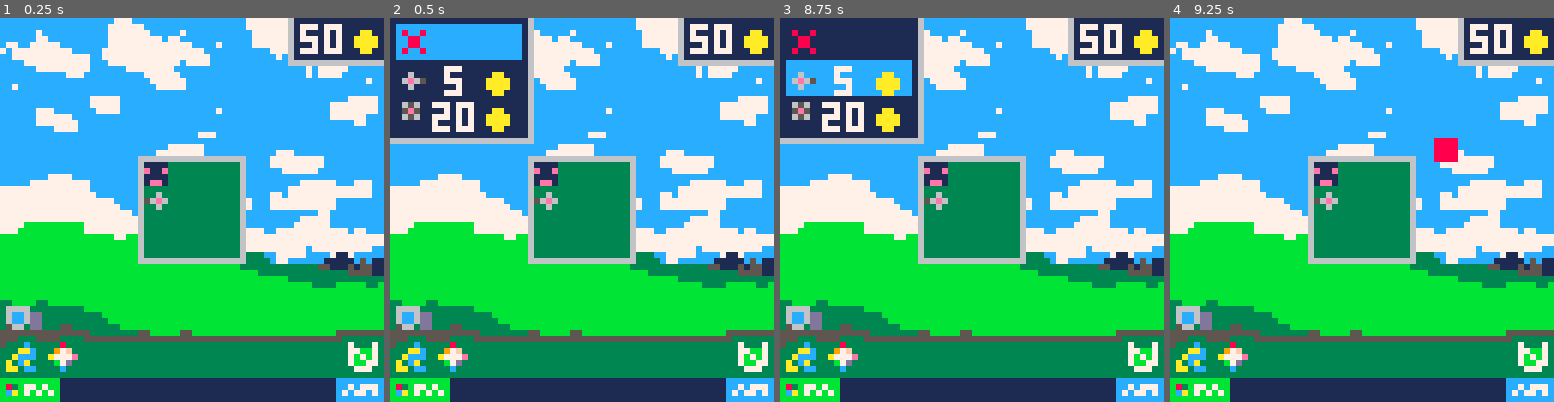
Above: before the commit, frames 1-4 (left to right).
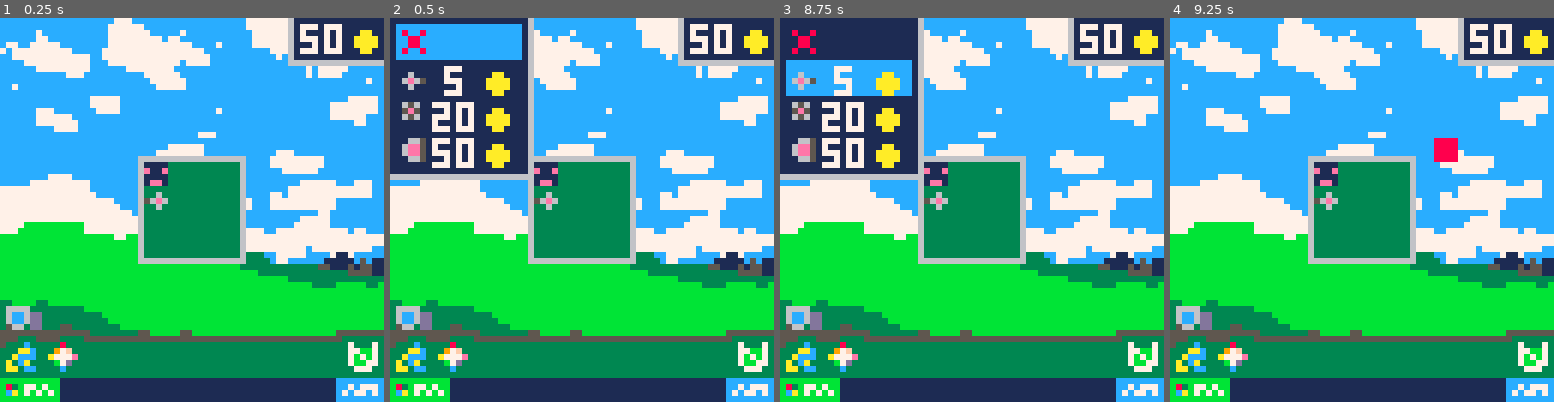
Above: after the commit, the same moments.

Repository: Darenn/Mr-Tobro
Game: PICO-8 cartridge lowrezjam.p8
Same seed, same stepped clock (60 frames per second), same inputs: the game is played once before the commit and once after it.
Inputs:
- Up to frame 1 (0.25 s): no input
- Up to frame 2 (0.5 s): tap X (X key) at 0.33 s
- Up to frame 3 (8.75 s): tap O (Z key) at 0.7, 1.7, 2.1, 2.5, 2.9, 3.3, 3.7, 4.1, 4.5, 4.9, 5.3, 5.7, 6.1, 6.5, 6.9, 7.3, 7.7, 8.1, 8.5 s; tap X (X key) at 1.07, 1.85, 2.97, 4.08, 5.2, 6.32, 7.43, 8.55 s; hold Right 1.6-2.1 s; hold Up 2.15-2.42 s; hold Right 2.47-3.03 s; hold Left 3.08-3.58 s; hold Down 3.63-3.97 s; hold Right 4.02-4.68 s; hold Up 4.73-5.03 s; hold Left 5.08-5.68 s; hold Down 5.73-6.03 s; hold Right 6.08-6.58 s; hold Right 6.63-7.13 s; hold Up 7.18-7.45 s; hold Right 7.5-8.07 s; hold Left 8.12-8.62 s; hold Down from 8.67 s (still down)
- Up to frame 4 (9.25 s): tap O (Z key) at 8.9 s; release Down at 9 s; hold Right from 9.05 s (still down)

Frame 1 is identical in both runs. In frame 2, 3.9% of the frame differs, in the area x 0-38%, y 31-43%; in frame 3, 3.9%; in frame 4, nothing differs.

Commit message:
Added big canon

Diff:
--- a/lowrezjam.p8
+++ b/lowrezjam.p8
@@ -95,7 +95,7 @@
         g_money += 1
         destroyed = true;
       end
-      if (destroyed) then
+      if (not bullet.invicible and destroyed) then
         del(g_bullets, bullet)
       end
     end
@@ -325,7 +325,7 @@
   render_sprite(_bullet.sprite_id, _bullet.pos.x, _bullet.pos.y)
 end
 
-function create_bullet(x, y, w, h, direction, speed, sprite_id)
+function create_bullet(x, y, w, h, direction, speed, sprite_id, lifetime, invicible)
     local _bullet = {}
   _bullet.pos = {}
   _bullet.pos.x = x
@@ -335,6 +335,8 @@
   _bullet.hitbox.y = 0
   _bullet.hitbox.w = w
   _bullet.hitbox.h = h
+  _bullet.lifetime = lifetime
+  _bullet.invicible = invicible
   _bullet.speed = speed -- pixels per second
   _bullet.direction = direction -- vector2
   _bullet.sprite_id = sprite_id
@@ -348,7 +350,15 @@
   local hitbox_w = 1
   local hitbox_h = 1
   local sprite_id = 9
-  create_bullet(x, y, hitbox_w, hitbox_h, direction, speed, sprite_id)
+  create_bullet(x, y, hitbox_w, hitbox_h, direction, speed, sprite_id, 99, false)
+end
+
+function create_big_canon_bullet(x, y, direction)
+  local speed = 15
+  local hitbox_w = 4
+  local hitbox_h = 4
+  local sprite_id = 70
+  create_bullet(x, y, hitbox_w, hitbox_h, direction, speed, sprite_id, 99, true)
 end
 
 --Building
@@ -375,6 +385,7 @@
 building_type = {}
 building_type.canon = 0
 building_type.multiple_canon = 1
+building_type.big_canon = 2
 
 g_building_canon = {}
   g_building_canon.price = 5
@@ -424,9 +435,25 @@
     create_canon_bullet(bullet_pos.x, bullet_pos.y, direction)
   end
 
+g_building_big_canon = {}
+  g_building_big_canon.price = 50
+  g_building_big_canon.horizontal_sprite_id = 4
+  g_building_big_canon.vertical_sprite_id = 5
+  g_building_big_canon.hor_sprite_id_reload = 13
+  g_building_big_canon.ver_sprite_id_reload = 14
+  g_building_big_canon.cooldown = 15 -- time in sec
+  g_building_big_canon.activate = function (_building)
+    if not _building.is_ready then return end
+    on_activate(_building)
+    local bullet_pos = get_pixel_pos(_building.tile_pos.x,_building.tile_pos.y)
+    local direction = orientation_to_direction(_building.orientation)
+    create_big_canon_bullet(bullet_pos.x, bullet_pos.y, direction)
+  end
+
 g_buildings_info = {}
 g_buildings_info[building_type.canon] = g_building_canon
 g_buildings_info[building_type.multiple_canon] = g_building_multiple_canon
+g_buildings_info[building_type.big_canon] = g_building_big_canon
 
 -- all building are based on this,
 -- call this at start of each create building functions
@@ -481,7 +508,7 @@
 function create_menu()
   local menu = {}
     menu.item_selected_index = 0
-    menu.items = {-1, building_type.canon,building_type.multiple_canon}
+    menu.items = {-1, building_type.canon,building_type.multiple_canon, building_type.big_canon}
     menu.highlighted_color = 12
     menu.highlighted_bad_color = 8
     menu.window_color = 1
@@ -959,10 +986,10 @@
 end
 
 __gfx__
-000000001111000000000000050000000665000055550000656000000660000008080000e0000000000000000500000065600000000000000000000000000000
-00000000e11e000006000000060000006ee500006ee600005e5000006ee60000082800000000000006000000060000005c500000000000000000000000000000
-00700700111100006e6500006e6000006ee500006ee60000656000006ee6000022222000000000006c6500006c60000065600000000000000000000000000000
-000770001ee100000600000006000000066500000660000000000000066000000222000000000000060000000600000000000000000000000000000000000000
+000000001111000000000000050000000665000055550000656000000660000008080000e0000000000000000500000065600000066500005555000000000000
+00000000e11e000006000000060000006ee500006ee600005e5000006ee60000082800000000000006000000060000005c5000006cc500006cc6000000000000
+00700700111100006e6500006e6000006ee500006ee60000656000006ee6000022222000000000006c6500006c600000656000006cc500006cc6000000000000
+000770001ee100000600000006000000066500000660000000000000066000000222000000000000060000000600000000000000066500000660000000000000
 00077000000000000000000000000000000000000000000000000000000000000000000000000000000000000000000000000000000000000000000000000000
 00700700000000000000000000000000000000000000000000000000000000000000000000000000000000000000000000000000000000000000000000000000
 00000000000000000000000000000000000000000000000000000000000000000000000000000000000000000000000000000000000000000000000000000000
@@ -991,10 +1018,10 @@
 00000000000000000000000000000000000000000000000000000000000000000000000000000000000000000000000000000000000000000000000000000000
 00000000000000000000000000000000000000000000000000000000000000000000000000000000000000000000000000000000000000000000000000000000
 00000000000000000000000000000000000000000000000000000000000000000000000000000000000000000000000000000000000000000000000000000000
-e0000000bbbb0000888800006d6c05700aa000008008000000000000000000000000000000000000000000000000000000000000000000000000000000000000
-00000000bbbb0000888800000bd6e576aaaa00000880000000000000000000000000000000000000000000000000000000000000000000000000000000000000
-00000000bbbb00008888000008055570aaaa00000880000000000000000000000000000000000000000000000000000000000000000000000000000000000000
-00000000bbbb0000888800000d8526070aa000008008000000000000000000000000000000000000000000000000000000000000000000000000000000000000
+e0000000bbbb0000888800006d6c05700aa0000080080000eeee0000000000000000000000000000000000000000000000000000000000000000000000000000
+00000000bbbb0000888800000bd6e576aaaa000008800000eeee0000000000000000000000000000000000000000000000000000000000000000000000000000
+00000000bbbb00008888000008055570aaaa000008800000eeee0000000000000000000000000000000000000000000000000000000000000000000000000000
+00000000bbbb0000888800000d8526070aa0000080080000eeee0000000000000000000000000000000000000000000000000000000000000000000000000000
 000000000000000000000000765ebe0c000000000000000000000000000000000000000000000000000000000000000000000000000000000000000000000000
 000000000000000000000000870b55c0000000000000000000000000000000000000000000000000000000000000000000000000000000000000000000000000
 0000000000000000000000007d6b7ec0000000000000000000000000000000000000000000000000000000000000000000000000000000000000000000000000
Not shown, changed: LowRezJam.p8c
